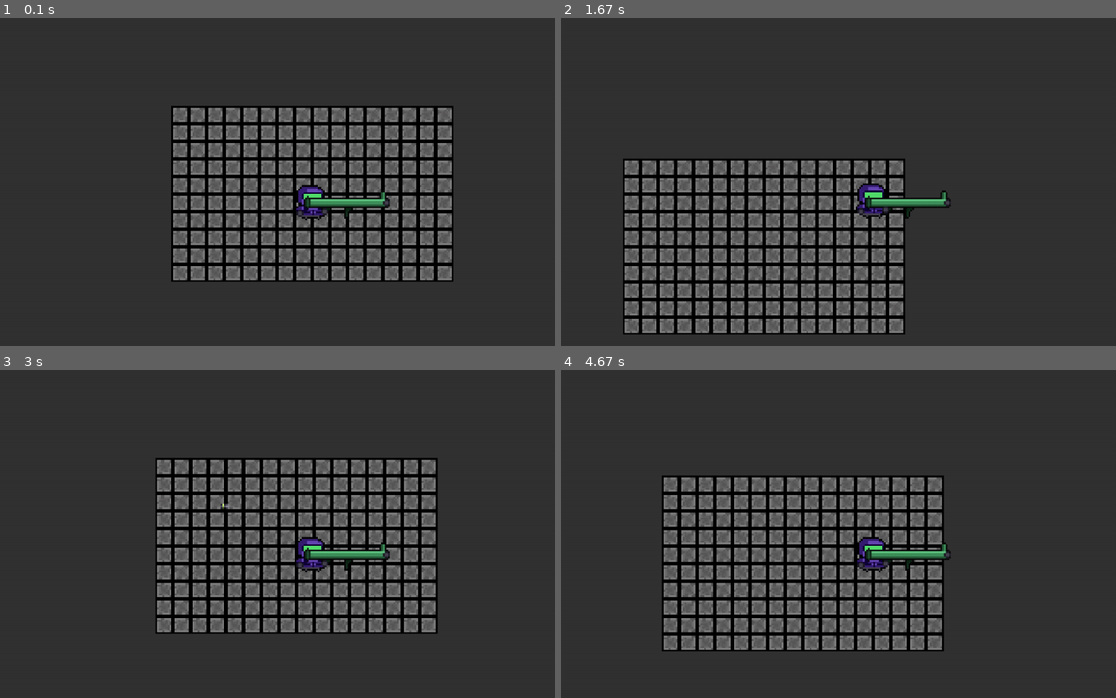
Above: before the commit, frames 1-4 (two rows, left to right).
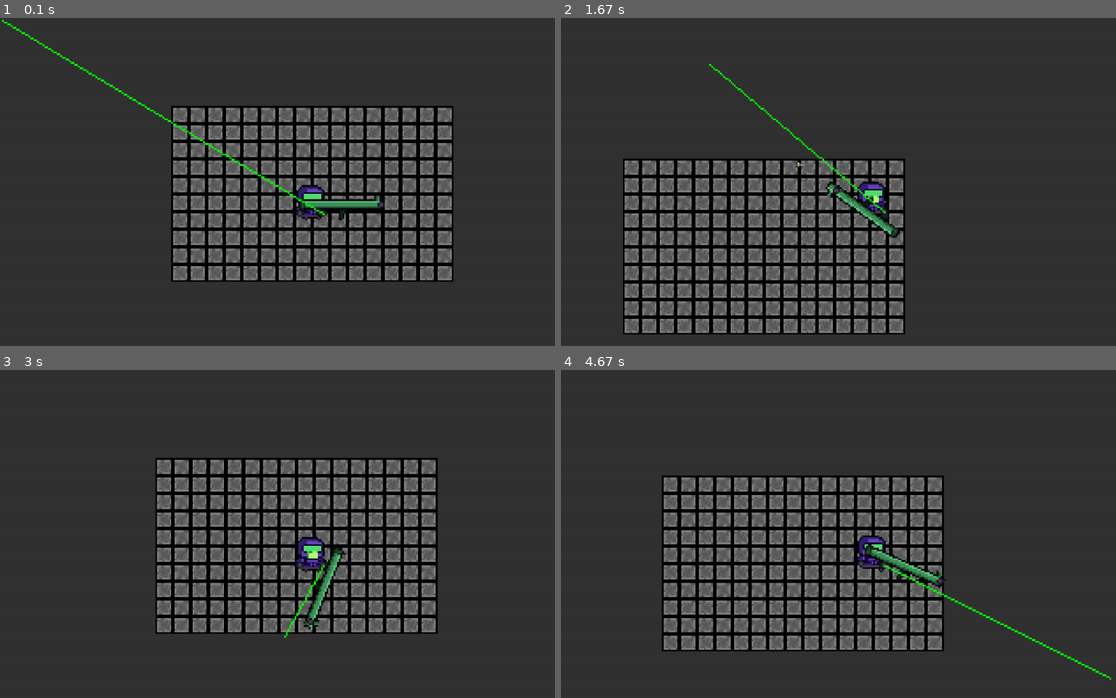
Above: after the commit, the same moments.

Repository: aninstan/pygame
Game: pygame game, started from game.py
Two runs of this game, one before a commit and one after it. Both use one fixed random seed, a clock stepped at 60 frames per second and the inputs below.
Inputs (mouse positions are in pixels of both pictures, inside the frame that each line leads up to):
- Up to frame 1 (0.1 s): no input
- Up to frame 2 (1.67 s): hold D 0.33-0.8 s; move the mouse to (849, 208) at 0.37 s; press the mouse at (683, 142) at 0.87 s; move the mouse to (677, 208) at 0.97 s; release the mouse at (677, 277) at 1.1 s; hold W 1.17-1.47 s; click (966, 70) at 1.25 s; hold D from 1.5 s (still down); click (710, 63) at 1.58 s
- Up to frame 3 (3 s): release D at 1.97 s; hold A 2-2.53 s; click (327, 425) at 2.08 s; hold S 2.57-2.87 s; click (88, 537) at 2.65 s; hold A from 2.9 s (still down); click (283, 635) at 2.98 s
- Up to frame 4 (4.67 s): release A at 3.3 s; hold W 3.33-3.7 s; click (882, 583) at 3.42 s; hold D 3.73-4.37 s; click (871, 589) at 3.82 s; hold S from 4.4 s (still down); click (1110, 678) at 4.48 s

The runs differ from the first frame. In frame 1, 1.0% of the frame differs, in the area x 0-71%, y 0-62%; in frame 2, 1.4%, in the area x 26-71%, y 13-67%; in frame 3, 1.1%; in frame 4, 1.4%.

Commit message:
weapon rotation

Diff:
--- a/animation.py
+++ b/animation.py
@@ -1,8 +1,10 @@
+import pygame
+from vec2 import Vec2
 from spritesheet import SpriteSheet
 from constants import BLACK
 
 
-class AnimationList():
+class AnimationList:
     def __init__(self, spritesheet: SpriteSheet, steps: list[int]):
         self.list = []
         self.steps = steps
@@ -11,3 +13,16 @@
             for i in range(animation):
                 img_list.append(spritesheet.get_image(i + n*animation, 20, 30, 1, BLACK))
             self.list.append(img_list)
+
+
+def create_rotated_image_array(img: pygame.Surface, center: Vec2, size: int):
+
+    new_img = pygame.Surface((img.get_width()*2 - center.x, img.get_height()*2 - center.y))
+    new_img.blit(img, (new_img.get_width()*0.5 - center.x, new_img.get_height()*0.5 - center.y))
+    new_img.set_colorkey(BLACK)
+    arr = [new_img]
+
+    for i in range(size - 1):
+        arr.append(pygame.transform.rotate(new_img, -i / size * 360))
+
+    return arr
--- a/assets_loader.py
+++ b/assets_loader.py
@@ -1,14 +1,17 @@
 import pygame
+from vec2 import Vec2
+import animation
 from spritesheet import SpriteSheet
-from animation import AnimationList
 
 
 tile_img = pygame.image.load("assets/testtile20px.png")
 
 player_sprite_sheet_image = pygame.image.load('assets/character_animations.png')
 player_sprite_sheet = SpriteSheet(player_sprite_sheet_image)
-player_animation_list = AnimationList(player_sprite_sheet, [4, 4, 4, 4, 4, 4, 4, 4])
+player_animation_list = animation.AnimationList(player_sprite_sheet, [4, 4, 4, 4, 4, 4, 4, 4])
 
 gun_img = pygame.image.load("assets/gun.png")
+rotated_gun_array = animation.create_rotated_image_array(gun_img, Vec2(13, 12), 90)
+
 bullet_img = pygame.image.load("./assets/bullet.png")
 hand_img = pygame.image.load("./assets/hand.png")
--- a/character.py
+++ b/character.py
@@ -1,4 +1,5 @@
 from pygame import Surface
+import math
 from vec2 import Vec2
 from game_classes import GameObject, Weapon
 from animation import AnimationList
@@ -20,13 +21,19 @@
         self.hand_img = hand_img
 
         self.weapon = weapon
-        self.weapon.pos = pos + hand_offset - weapon.grip_offset
+        self.weapon.pos = pos + hand_offset
 
     def draw(self, screen: Surface, offset: Vec2):
+
+        self.img = self.animation_list.list[self.animation_index][self.animation_frame]
+
         screen.blit(self.img, (self.pos.x - offset.x, self.pos.y - offset.y))
         self.weapon.draw(screen, offset)
-        screen.blit(self.hand_img, (self.pos.x - offset.x + self.hand_offset.x, self.pos.y - offset.y + self.hand_offset.y))
-        screen.blit(self.hand_img, (self.weapon.pos.x - offset.x + self.weapon.tip_offset.x, self.weapon.pos.y - offset.y + self.weapon.tip_offset.y))
+        screen.blit(self.hand_img, (self.pos.x - offset.x + self.hand_offset.x - self.hand_img.get_width()/2, self.pos.y - offset.y + self.hand_offset.y - self.hand_img.get_height()/2))
+
+        self.weapon.hand_to_tip = Vec2(math.cos(self.weapon.angle + self.weapon.hand_to_tip_angle), math.sin(self.weapon.angle + self.weapon.hand_to_tip_angle)) * self.weapon.hand_to_tip.abs()
+
+        screen.blit(self.hand_img, (self.weapon.pos.x - offset.x + self.weapon.hand_to_tip.x, self.weapon.pos.y - offset.y + self.weapon.hand_to_tip.y))
 
     def update(self, dt: int):
         if (self.direction.abs() != 0):
--- a/game.py
+++ b/game.py
@@ -5,15 +5,15 @@
 from world import World
 from character import Character
 from game_classes import Weapon
-from assets_loader import player_animation_list, gun_img, bullet_img, hand_img
+from assets_loader import player_animation_list, rotated_gun_array, bullet_img, hand_img
 from constants import FPS, TILE_SIZE
 
 pygame.init()
 clock = pygame.time.Clock()
 
-gun = Weapon(Vec2(0, 0), Vec2(10, 10), Vec2(45, 5), 15, gun_img, bullet_img)
+gun = Weapon(Vec2(0, 0), Vec2(31, -7), 15, rotated_gun_array, bullet_img)
 
-player = Character(Vec2(-10, -15), Vec2(15, 23), 5, player_animation_list, hand_img, gun)
+player = Character(Vec2(-10, -15), Vec2(16, 26), 5, player_animation_list, hand_img, gun)
 
 world = World(8, 5, player)
 
@@ -38,6 +38,11 @@
 
     # Change animation frame of player based on total elapsed time
     player.animation_frame = int((time / FPS / 3)) % player_animation_list.steps[player.animation_index]
+
+    if (player.direction.abs() > 0):
+        player.animation_index = 4
+    else:
+        player.animation_index = 0
 
     # No need to update character if it is standing still
     if (player.direction.abs() != 0):
--- a/game_classes.py
+++ b/game_classes.py
@@ -1,4 +1,5 @@
 from pygame import Surface
+import math
 from vec2 import Vec2
 from constants import TILE_SIZE
 
@@ -23,17 +24,21 @@
 
 
 class Weapon(GameObject):
-    def __init__(self, pos: Vec2, grip_offset: Vec2, tip_offset: Vec2, bullet_velocity: Vec2, img: Surface, bullet_img: Surface):
-        super().__init__(pos, img)
-        self.grip_offset = grip_offset
-        self.tip_offset = tip_offset
-        self.direction = Vec2(1, 0)
+    def __init__(self, pos: Vec2, hand_to_tip: Vec2, bullet_velocity: Vec2, rotated_image_array: list[Surface], bullet_img: Surface):
+        super().__init__(pos, rotated_image_array[0])
+        self.hand_to_tip = hand_to_tip
+        self.hand_to_tip_angle = math.atan(hand_to_tip.y / hand_to_tip.x)
+        self.angle = 0
+        self.rotated_image_array = rotated_image_array
         self.bullet_velocity = bullet_velocity
         self.bullet_img = bullet_img
         self.bullets: list[Bullet] = []
 
+    def draw(self, screen: Surface, offset: Vec2):
+        screen.blit(self.img, (self.pos.x - offset.x - self.img.get_width()/2, self.pos.y - offset.y - self.img.get_height()/2))
+
     def shoot(self):
-        self.bullets.append(Bullet(self.pos + self.tip_offset, self.direction, self.bullet_velocity, self.bullet_img))
+        self.bullets.append(Bullet(self.pos + self.hand_to_tip, Vec2(math.cos(self.angle), math.sin(self.angle)), self.bullet_velocity, self.bullet_img))
 
     def update_bullets(self, dt: int):
         for bullet in self.bullets:
--- a/world.py
+++ b/world.py
@@ -1,4 +1,5 @@
 import pygame
+import math
 from vec2 import Vec2
 from game_classes import GameObject
 from character import Character
@@ -44,6 +45,7 @@
 
         return result
 
+
     def fix_out_of_bounds(self, character: Character):
         character_out_of_bounds_result = self.out_of_bounds(character)
 
@@ -62,6 +64,7 @@
         elif (character_out_of_bounds_result & 4):
             character.weapon.pos.y -= abs(+ character.img.get_rect().height + character.pos.y - self.floortiles[-1].pos.y - TILE_SIZE)
             character.pos.y = self.floortiles[-1].pos.y - character.img.get_rect().height + TILE_SIZE
+
 
     def handle_input(self, event: pygame.event.Event):
         if event.type == pygame.KEYDOWN:
@@ -96,11 +99,24 @@
         elif event.type == pygame.MOUSEMOTION:
             mouse_pos = pygame.mouse.get_pos()
 
-            # Scale mouse pos to match position on canvas, not screen
+            # Scale mouse position to match position on canvas, not screen
             mouse_pos = Vec2(mouse_pos[0]*self.canvas.get_rect().width/self.screen.get_rect().width, mouse_pos[1]*self.canvas.get_rect().height/self.screen.get_rect().height)
 
             # Point weapon towards mouse
-            self.player.weapon.direction = Vec2(self.offset.x + mouse_pos.x - self.player.weapon.pos.x - self.player.weapon.tip_offset.x, self.offset.y + mouse_pos.y - self.player.weapon.pos.y - self.player.weapon.tip_offset.y)
+            # self.player.weapon.direction = Vec2(self.offset.x + mouse_pos.x - self.player.weapon.pos.x - self.player.weapon.tip_offset.x, self.offset.y + mouse_pos.y - self.player.weapon.pos.y - self.player.weapon.tip_offset.y)
+            weapon_mouse_offset = Vec2(mouse_pos.x - (self.player.pos.x + self.player.hand_offset.x - self.offset.x), mouse_pos.y - (self.player.pos.y +  self.player.hand_offset.y - self.offset.y))
+            angle = math.atan(weapon_mouse_offset.y / weapon_mouse_offset.x)
+            if weapon_mouse_offset.x < 0:
+                angle += math.pi
+            if weapon_mouse_offset.y < 0 and weapon_mouse_offset.x > 0:
+                angle += 2*math.pi
+
+            # angle += abs(math.atan(self.player.weapon.hand_to_tip.y / self.player.weapon.hand_to_tip.x))
+            img_index = round(angle / (2*math.pi) * len(self.player.weapon.rotated_image_array))
+            print(img_index)
+            self.player.weapon.img = self.player.weapon.rotated_image_array[img_index % len(self.player.weapon.rotated_image_array)]
+
+            self.player.weapon.angle = angle
 
 
         elif event.type == pygame.MOUSEBUTTONDOWN:
@@ -122,5 +138,10 @@
         self.player.draw(self.canvas, self.offset)
         self.player.weapon.draw_bullets(self.canvas, self.offset)
 
+        mouse_pos = pygame.mouse.get_pos()
+        mouse_pos = Vec2(mouse_pos[0]*self.canvas.get_rect().width/self.screen.get_rect().width, mouse_pos[1]*self.canvas.get_rect().height/self.screen.get_rect().height)
+
+        pygame.draw.line(self.canvas, (0, 255, 0), (self.player.pos.x + self.player.hand_offset.x - self.offset.x, self.player.pos.y +  self.player.hand_offset.y - self.offset.y), (mouse_pos.x, mouse_pos.y), 1)
+
         # Draw resized image on screen
         self.screen.blit(pygame.transform.scale(self.canvas, self.screen.get_rect().size), (0, 0))
